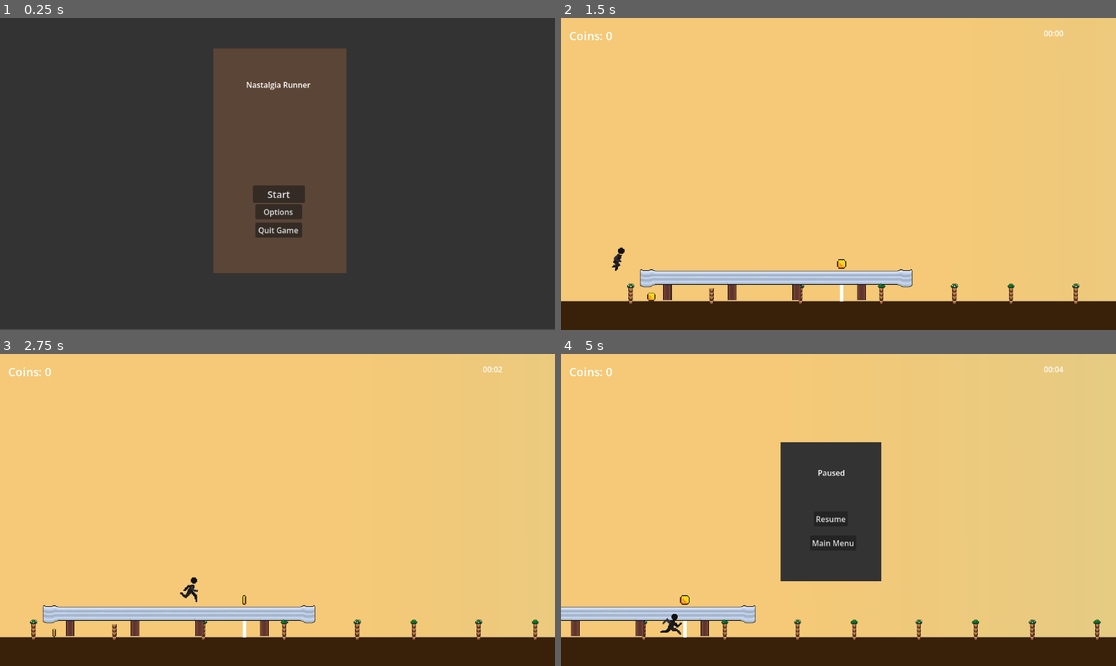
Above: before the commit, frames 1-4 (two rows, left to right).
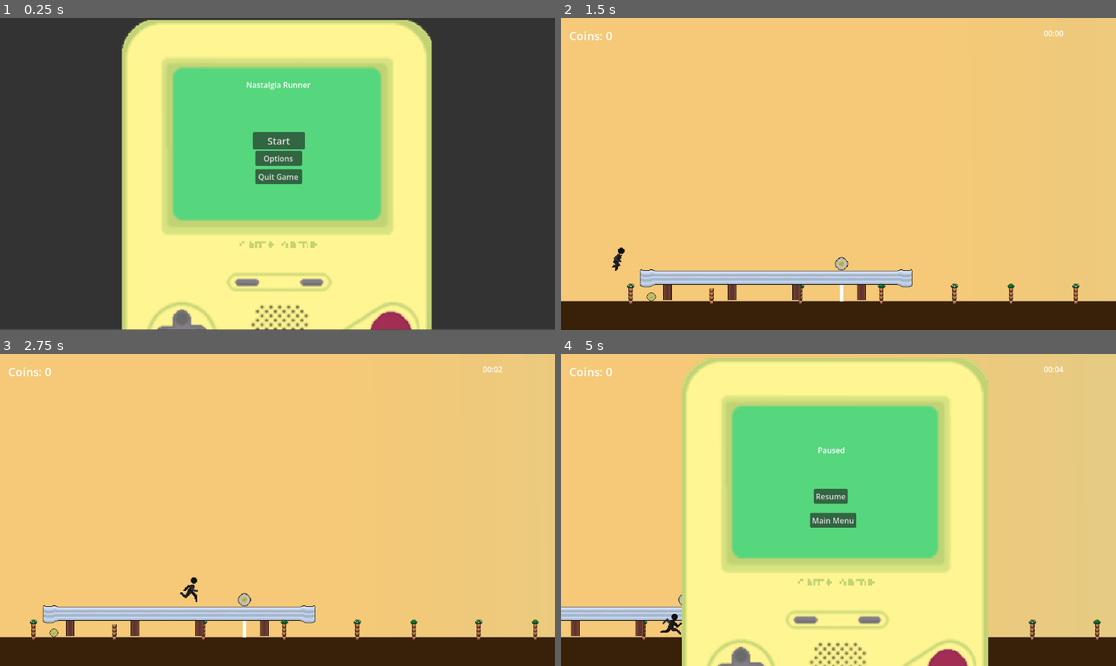
Above: after the commit, the same moments.

Repository: theejackalope/Gamin-the-Jamin
Game: Godot game, scene res://scenes/Menus/main_menu.tscn
Same seed, same stepped clock (60 frames per second), same inputs: the game is played once before the commit and once after it.
Inputs:
- Up to frame 1 (0.25 s): no input
- Up to frame 2 (1.5 s): click "Start" at 0.5 s; tap Enter (ui_accept) at 1.25 s; hold Right (ui_right) from 1.28 s (still down)
- Up to frame 3 (2.75 s): keep holding Right (ui_right); tap Enter (ui_accept) at 1.52, 2.27 s
- Up to frame 4 (5 s): release Right (ui_right) at 2.78 s; hold Left (ui_left) 2.78-3.53 s; hold Right (ui_right) from 3.53 s (still down); tap Enter (ui_accept) at 3.77, 4.52 s; tap Escape (ui_cancel) at 4.9 s

The runs differ from the first frame. In frame 1, 55% of the frame differs, in the area x 21-78%, y 0-100%; in frame 2, 0.1%; in frame 3, 0.1%; in frame 4, 54%.

Commit message:
Added & impemented more assests
Car door, toonie, loonie, game console

Diff:
--- a/Godot/gamin-the-jamin/scenes/Menus/main_menu.tscn
+++ b/Godot/gamin-the-jamin/scenes/Menus/main_menu.tscn
@@ -1,6 +1,7 @@
 [gd_scene format=3 uid="uid://bxitmlliuk21q"]
 
 [ext_resource type="Script" uid="uid://da72wc00prbj1" path="res://scripts/main_menu.gd" id="1_gn8lm"]
+[ext_resource type="Texture2D" uid="uid://gth7ssgpddj2" path="res://assets/art/objects/gameconsole screen.png" id="2_rvjno"]
 
 [sub_resource type="CanvasTexture" id="CanvasTexture_gn8lm"]
 
@@ -32,6 +33,11 @@
 offset_bottom = 467.0
 texture = SubResource("CanvasTexture_hk6sr")
 
+[node name="GameconsoleScreen" type="Sprite2D" parent="." unique_id=1490053283]
+position = Vector2(132, 262.99997)
+scale = Vector2(2.2964287, 2.2964287)
+texture = ExtResource("2_rvjno")
+
 [node name="Title" type="Label" parent="." unique_id=778888456]
 layout_mode = 0
 offset_left = 68.0
@@ -43,35 +49,35 @@
 [node name="Start Button" type="Button" parent="." unique_id=26475549]
 layout_mode = 0
 offset_left = 82.0
-offset_top = 285.0
+offset_top = 174.0
 offset_right = 190.0
-offset_bottom = 321.0
+offset_bottom = 210.0
 theme_override_font_sizes/font_size = 20
 text = "Start"
 
 [node name="Quit Button" type="Button" parent="." unique_id=392758289]
 layout_mode = 0
 offset_left = 87.0
-offset_top = 362.0
+offset_top = 251.0
 offset_right = 184.0
-offset_bottom = 393.0
+offset_bottom = 282.0
 text = "Quit Game
 "
 
 [node name="Options" type="Button" parent="." unique_id=1697406341]
 layout_mode = 0
 offset_left = 87.0
-offset_top = 324.0
+offset_top = 213.0
 offset_right = 184.0
-offset_bottom = 355.0
+offset_bottom = 244.0
 text = "Options"
 
 [node name="Continue" type="Button" parent="." unique_id=1206970345]
 layout_mode = 0
 offset_left = 76.0
-offset_top = 249.0
+offset_top = 138.0
 offset_right = 194.0
-offset_bottom = 282.0
+offset_bottom = 171.0
 text = "Continue"
 
 [connection signal="pressed" from="Start Button" to="." method="_on_new_game_button_pressed"]
--- a/Godot/gamin-the-jamin/scenes/Menus/pause_menu.tscn
+++ b/Godot/gamin-the-jamin/scenes/Menus/pause_menu.tscn
@@ -1,6 +1,7 @@
 [gd_scene format=3 uid="uid://ck7iq4sra73eu"]
 
 [ext_resource type="Script" uid="uid://cx41fb8dq11r6" path="res://scripts/pause_menu.gd" id="1_vrwda"]
+[ext_resource type="Texture2D" uid="uid://gth7ssgpddj2" path="res://assets/art/objects/gameconsole screen.png" id="2_prkpd"]
 
 [node name="Pause Menu" type="CanvasLayer" unique_id=329945547]
 process_mode = 3
@@ -13,25 +14,30 @@
 offset_bottom = 472.0
 color = Color(0.2, 0.2, 0.2, 1)
 
+[node name="GameconsoleScreen" type="Sprite2D" parent="." unique_id=1474781057]
+position = Vector2(569.00006, 330)
+scale = Vector2(2.2714286, 2.2892857)
+texture = ExtResource("2_prkpd")
+
 [node name="Title" type="Label" parent="." unique_id=1510585599]
 offset_left = 533.0
-offset_top = 235.0
+offset_top = 188.0
 offset_right = 593.0
-offset_bottom = 272.0
+offset_bottom = 225.0
 text = "Paused"
 
 [node name="Resume" type="Button" parent="." unique_id=259134050]
 offset_left = 525.0
-offset_top = 327.0
+offset_top = 280.0
 offset_right = 595.0
-offset_bottom = 358.0
+offset_bottom = 311.0
 text = "Resume"
 
 [node name="Main Menu" type="Button" parent="." unique_id=942318643]
 offset_left = 517.0
-offset_top = 377.0
-offset_right = 609.0
-offset_bottom = 408.0
+offset_top = 330.0
+offset_right = 613.0
+offset_bottom = 361.0
 text = "Main Menu"
 
 [connection signal="pressed" from="Resume" to="." method="_on_resume_button_pressed"]
--- a/Godot/gamin-the-jamin/scenes/Pickups/loonie.tscn
+++ b/Godot/gamin-the-jamin/scenes/Pickups/loonie.tscn
@@ -1,62 +1,55 @@
 [gd_scene format=3 uid="uid://da4nty44hq8it"]
 
 [ext_resource type="Script" uid="uid://bj50c7cwdtgg8" path="res://scripts/loonie.gd" id="1_40xc5"]
-[ext_resource type="Texture2D" uid="uid://6hishvroh0dk" path="res://assets/placeholder assets/coin.png" id="1_e375b"]
-
-[sub_resource type="AtlasTexture" id="AtlasTexture_40xc5"]
-atlas = ExtResource("1_e375b")
-region = Rect2(0, 0, 16, 16)
+[ext_resource type="Texture2D" uid="uid://fvjwylifv4rk" path="res://assets/art/objects/loonie_sprite.png" id="2_40xc5"]
 
 [sub_resource type="AtlasTexture" id="AtlasTexture_3s6ak"]
-atlas = ExtResource("1_e375b")
-region = Rect2(16, 0, 16, 16)
+atlas = ExtResource("2_40xc5")
+region = Rect2(0, 0, 32, 32)
 
 [sub_resource type="AtlasTexture" id="AtlasTexture_ysodw"]
-atlas = ExtResource("1_e375b")
-region = Rect2(32, 0, 16, 16)
+atlas = ExtResource("2_40xc5")
+region = Rect2(32, 0, 32, 32)
 
 [sub_resource type="AtlasTexture" id="AtlasTexture_28gdf"]
-atlas = ExtResource("1_e375b")
-region = Rect2(48, 0, 16, 16)
+atlas = ExtResource("2_40xc5")
+region = Rect2(64, 0, 32, 32)
 
 [sub_resource type="AtlasTexture" id="AtlasTexture_7doln"]
-atlas = ExtResource("1_e375b")
-region = Rect2(64, 0, 16, 16)
+atlas = ExtResource("2_40xc5")
+region = Rect2(96, 0, 32, 32)
 
 [sub_resource type="AtlasTexture" id="AtlasTexture_tp2h5"]
-atlas = ExtResource("1_e375b")
-region = Rect2(80, 0, 16, 16)
+atlas = ExtResource("2_40xc5")
+region = Rect2(128, 0, 32, 32)
 
 [sub_resource type="AtlasTexture" id="AtlasTexture_p1lg2"]
-atlas = ExtResource("1_e375b")
-region = Rect2(96, 0, 16, 16)
+atlas = ExtResource("2_40xc5")
+region = Rect2(160, 0, 32, 32)
 
 [sub_resource type="AtlasTexture" id="AtlasTexture_pr2im"]
-atlas = ExtResource("1_e375b")
-region = Rect2(112, 0, 16, 16)
+atlas = ExtResource("2_40xc5")
+region = Rect2(192, 0, 32, 32)
 
 [sub_resource type="AtlasTexture" id="AtlasTexture_e1kt6"]
-atlas = ExtResource("1_e375b")
-region = Rect2(128, 0, 16, 16)
+atlas = ExtResource("2_40xc5")
+region = Rect2(224, 0, 32, 32)
 
 [sub_resource type="AtlasTexture" id="AtlasTexture_xgmjn"]
-atlas = ExtResource("1_e375b")
-region = Rect2(144, 0, 16, 16)
+atlas = ExtResource("2_40xc5")
+region = Rect2(256, 0, 32, 32)
 
 [sub_resource type="AtlasTexture" id="AtlasTexture_4hv7t"]
-atlas = ExtResource("1_e375b")
-region = Rect2(160, 0, 16, 16)
+atlas = ExtResource("2_40xc5")
+region = Rect2(288, 0, 32, 32)
 
 [sub_resource type="AtlasTexture" id="AtlasTexture_c2wvl"]
-atlas = ExtResource("1_e375b")
-region = Rect2(176, 0, 16, 16)
+atlas = ExtResource("2_40xc5")
+region = Rect2(320, 0, 32, 32)
 
 [sub_resource type="SpriteFrames" id="SpriteFrames_kd6cn"]
 animations = [{
 "frames": [{
-"duration": 1.0,
-"texture": SubResource("AtlasTexture_40xc5")
-}, {
 "duration": 1.0,
 "texture": SubResource("AtlasTexture_3s6ak")
 }, {
@@ -91,8 +84,8 @@
 "texture": SubResource("AtlasTexture_c2wvl")
 }],
 "loop": true,
-"name": &"default",
-"speed": 7.0
+"name": &"Loonie Base",
+"speed": 5.0
 }]
 
 [sub_resource type="CircleShape2D" id="CircleShape2D_kspl1"]
@@ -103,11 +96,10 @@
 script = ExtResource("1_40xc5")
 
 [node name="AnimatedSprite2D" type="AnimatedSprite2D" parent="." unique_id=1389440112]
-position = Vector2(2.3841858e-07, -2.3841858e-07)
-scale = Vector2(1.5937501, 1.5937501)
+position = Vector2(0, -5)
+scale = Vector2(0.95312506, 0.95312506)
 sprite_frames = SubResource("SpriteFrames_kd6cn")
-autoplay = "default"
-frame_progress = 0.5530831
+animation = &"Loonie Base"
 
 [node name="CollisionShape2D" type="CollisionShape2D" parent="." unique_id=492529793]
 shape = SubResource("CircleShape2D_kspl1")
--- a/Godot/gamin-the-jamin/scenes/Pickups/toonie.tscn
+++ b/Godot/gamin-the-jamin/scenes/Pickups/toonie.tscn
@@ -1,112 +1,105 @@
 [gd_scene format=3 uid="uid://crw8mm8fni4ut"]
 
-[ext_resource type="Texture2D" uid="uid://6hishvroh0dk" path="res://assets/placeholder assets/coin.png" id="1_d0igi"]
 [ext_resource type="Script" uid="uid://cqx1sr2j8l06x" path="res://scripts/toonie.gd" id="1_kscnh"]
+[ext_resource type="Texture2D" uid="uid://bgfmo3ghoslkl" path="res://assets/art/objects/toonie_sprite.png" id="2_kscnh"]
 
-[sub_resource type="AtlasTexture" id="AtlasTexture_40xc5"]
-atlas = ExtResource("1_d0igi")
-region = Rect2(0, 0, 16, 16)
+[sub_resource type="AtlasTexture" id="AtlasTexture_20236"]
+atlas = ExtResource("2_kscnh")
+region = Rect2(0, 0, 32, 32)
 
-[sub_resource type="AtlasTexture" id="AtlasTexture_3s6ak"]
-atlas = ExtResource("1_d0igi")
-region = Rect2(16, 0, 16, 16)
+[sub_resource type="AtlasTexture" id="AtlasTexture_6ce07"]
+atlas = ExtResource("2_kscnh")
+region = Rect2(32, 0, 32, 32)
 
-[sub_resource type="AtlasTexture" id="AtlasTexture_ysodw"]
-atlas = ExtResource("1_d0igi")
-region = Rect2(32, 0, 16, 16)
+[sub_resource type="AtlasTexture" id="AtlasTexture_i3bgd"]
+atlas = ExtResource("2_kscnh")
+region = Rect2(64, 0, 32, 32)
 
-[sub_resource type="AtlasTexture" id="AtlasTexture_28gdf"]
-atlas = ExtResource("1_d0igi")
-region = Rect2(48, 0, 16, 16)
+[sub_resource type="AtlasTexture" id="AtlasTexture_pm8jx"]
+atlas = ExtResource("2_kscnh")
+region = Rect2(96, 0, 32, 32)
 
-[sub_resource type="AtlasTexture" id="AtlasTexture_7doln"]
-atlas = ExtResource("1_d0igi")
-region = Rect2(64, 0, 16, 16)
+[sub_resource type="AtlasTexture" id="AtlasTexture_sdfs3"]
+atlas = ExtResource("2_kscnh")
+region = Rect2(128, 0, 32, 32)
 
-[sub_resource type="AtlasTexture" id="AtlasTexture_tp2h5"]
-atlas = ExtResource("1_d0igi")
-region = Rect2(80, 0, 16, 16)
+[sub_resource type="AtlasTexture" id="AtlasTexture_6fkif"]
+atlas = ExtResource("2_kscnh")
+region = Rect2(160, 0, 32, 32)
 
-[sub_resource type="AtlasTexture" id="AtlasTexture_p1lg2"]
-atlas = ExtResource("1_d0igi")
-region = Rect2(96, 0, 16, 16)
+[sub_resource type="AtlasTexture" id="AtlasTexture_1tfo1"]
+atlas = ExtResource("2_kscnh")
+region = Rect2(192, 0, 32, 32)
 
-[sub_resource type="AtlasTexture" id="AtlasTexture_pr2im"]
-atlas = ExtResource("1_d0igi")
-region = Rect2(112, 0, 16, 16)
+[sub_resource type="AtlasTexture" id="AtlasTexture_4fi6n"]
+atlas = ExtResource("2_kscnh")
+region = Rect2(224, 0, 32, 32)
 
-[sub_resource type="AtlasTexture" id="AtlasTexture_e1kt6"]
-atlas = ExtResource("1_d0igi")
-region = Rect2(128, 0, 16, 16)
+[sub_resource type="AtlasTexture" id="AtlasTexture_mrp5w"]
+atlas = ExtResource("2_kscnh")
+region = Rect2(256, 0, 32, 32)
 
-[sub_resource type="AtlasTexture" id="AtlasTexture_xgmjn"]
-atlas = ExtResource("1_d0igi")
-region = Rect2(144, 0, 16, 16)
+[sub_resource type="AtlasTexture" id="AtlasTexture_xijjl"]
+atlas = ExtResource("2_kscnh")
+region = Rect2(288, 0, 32, 32)
 
-[sub_resource type="AtlasTexture" id="AtlasTexture_4hv7t"]
-atlas = ExtResource("1_d0igi")
-region = Rect2(160, 0, 16, 16)
-
-[sub_resource type="AtlasTexture" id="AtlasTexture_c2wvl"]
-atlas = ExtResource("1_d0igi")
-region = Rect2(176, 0, 16, 16)
+[sub_resource type="AtlasTexture" id="AtlasTexture_7s7tn"]
+atlas = ExtResource("2_kscnh")
+region = Rect2(320, 0, 32, 32)
 
 [sub_resource type="SpriteFrames" id="SpriteFrames_kd6cn"]
 animations = [{
 "frames": [{
 "duration": 1.0,
-"texture": SubResource("AtlasTexture_40xc5")
+"texture": SubResource("AtlasTexture_20236")
 }, {
 "duration": 1.0,
-"texture": SubResource("AtlasTexture_3s6ak")
+"texture": SubResource("AtlasTexture_6ce07")
 }, {
 "duration": 1.0,
-"texture": SubResource("AtlasTexture_ysodw")
+"texture": SubResource("AtlasTexture_i3bgd")
 }, {
 "duration": 1.0,
-"texture": SubResource("AtlasTexture_28gdf")
+"texture": SubResource("AtlasTexture_pm8jx")
 }, {
 "duration": 1.0,
-"texture": SubResource("AtlasTexture_7doln")
+"texture": SubResource("AtlasTexture_sdfs3")
 }, {
 "duration": 1.0,
-"texture": SubResource("AtlasTexture_tp2h5")
+"texture": SubResource("AtlasTexture_6fkif")
 }, {
 "duration": 1.0,
-"texture": SubResource("AtlasTexture_p1lg2")
+"texture": SubResource("AtlasTexture_1tfo1")
 }, {
 "duration": 1.0,
-"texture": SubResource("AtlasTexture_pr2im")
+"texture": SubResource("AtlasTexture_4fi6n")
 }, {
 "duration": 1.0,
-"texture": SubResource("AtlasTexture_e1kt6")
+"texture": SubResource("AtlasTexture_mrp5w")
 }, {
 "duration": 1.0,
-"texture": SubResource("AtlasTexture_xgmjn")
+"texture": SubResource("AtlasTexture_xijjl")
 }, {
 "duration": 1.0,
-"texture": SubResource("AtlasTexture_4hv7t")
-}, {
-"duration": 1.0,
-"texture": SubResource("AtlasTexture_c2wvl")
+"texture": SubResource("AtlasTexture_7s7tn")
 }],
 "loop": true,
-"name": &"default",
-"speed": 7.0
+"name": &"Toonie Base",
+"speed": 5.0
 }]
 
 [sub_resource type="CircleShape2D" id="CircleShape2D_kspl1"]
-radius = 10.049875
+radius = 12.0
 
 [node name="toonie" type="Area2D" unique_id=1146246940]
 collision_layer = 4
 script = ExtResource("1_kscnh")
 
 [node name="AnimatedSprite2D" type="AnimatedSprite2D" parent="." unique_id=1389440112]
-scale = Vector2(1.84375, 1.84375)
+position = Vector2(0, -6)
+scale = Vector2(1.1640625, 1.1640625)
 sprite_frames = SubResource("SpriteFrames_kd6cn")
-autoplay = "default"
-frame_progress = 0.5530831
+animation = &"Toonie Base"
 
 [node name="CollisionShape2D" type="CollisionShape2D" parent="." unique_id=492529793]
 shape = SubResource("CircleShape2D_kspl1")
Binary file added: Godot/gamin-the-jamin/assets/art/objects/car door.png
Not shown, added: Godot/gamin-the-jamin/assets/art/objects/car door.png.import
Binary file added: Godot/gamin-the-jamin/assets/art/objects/gameconsole screen.png
Not shown, added: Godot/gamin-the-jamin/assets/art/objects/gameconsole screen.png.import
Not shown, changed: Obsidian vault for GTJ/.obsidian/workspace.json
